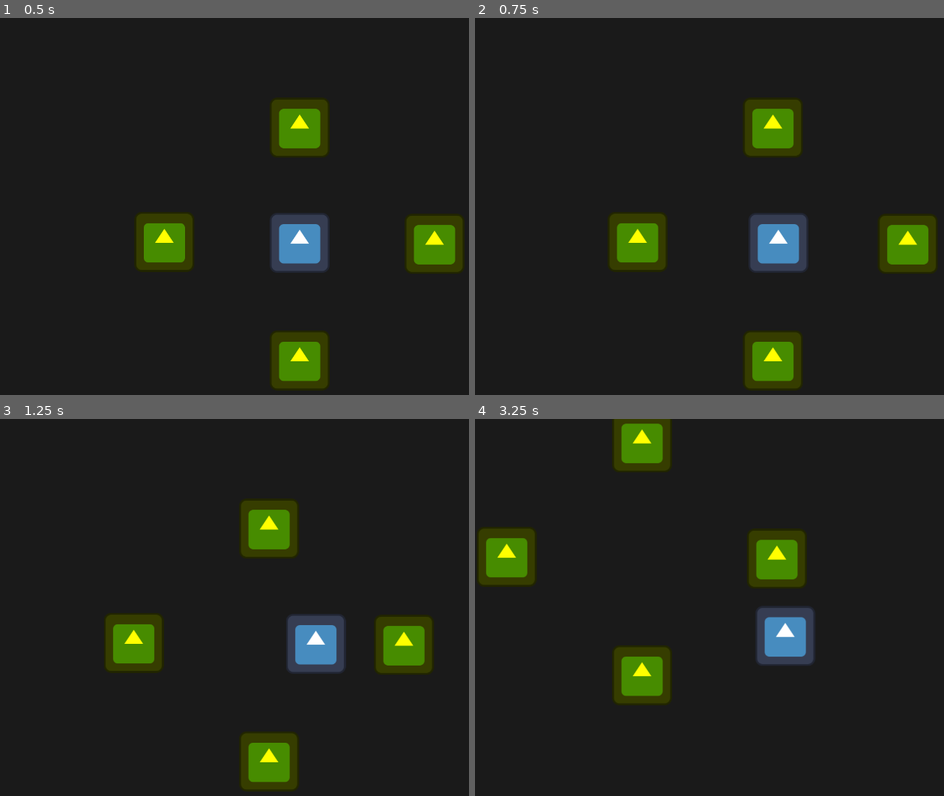
Above: before the commit, frames 1-4 (two rows, left to right).
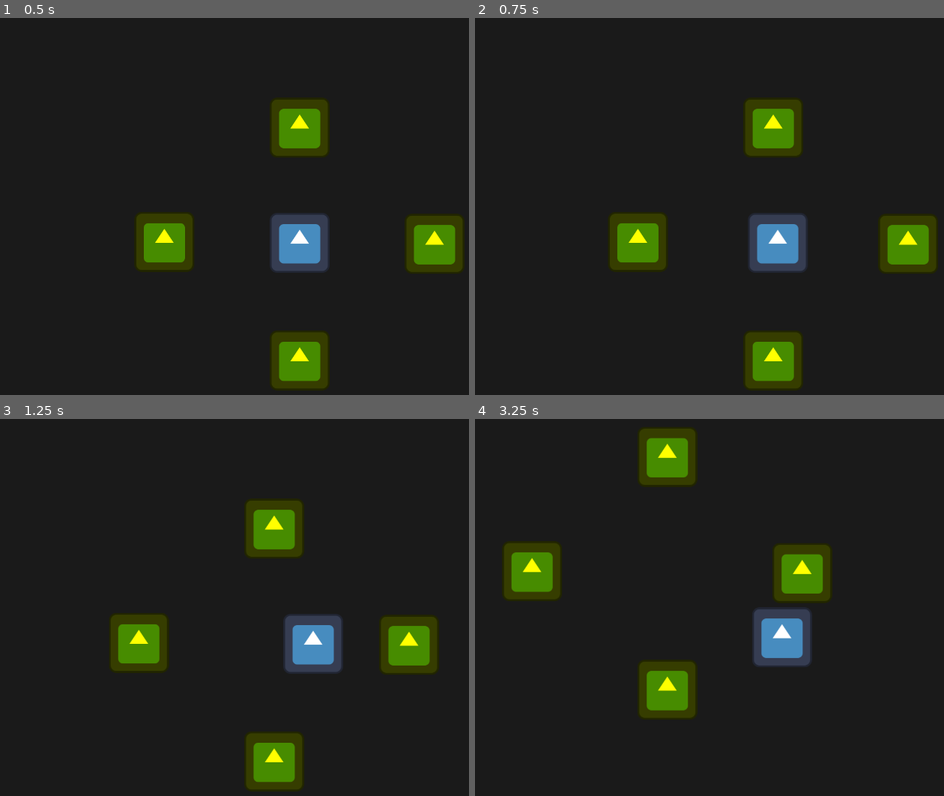
Above: after the commit, the same moments.

Repository: SimoneTomasella2002/DarkMaze
Game: Godot game, scene res://scenes/levels/debug_room.tscn
Two runs of this game, one before a commit and one after it. Both use one fixed random seed, a clock stepped at 60 frames per second and the inputs below. This scene is started directly instead of the project's main scene. The engine's default icon, where the game draws it, is replaced by a stand-in: a white triangle on a blue panel in a dark square.
Inputs:
- Up to frame 1 (0.5 s): no input
- Up to frame 2 (0.75 s): tap Enter at 0.5 s; hold Right (right) from 0.53 s (still down)
- Up to frame 3 (1.25 s): keep holding Right (right)
- Up to frame 4 (3.25 s): release Right (right) at 1.28 s; hold Down (down) 1.28-2.03 s; hold Right (right) 2.03-2.78 s; hold Up (up) from 2.78 s (still down)

Frame 1 is identical in both runs. In frame 2, 0.3% of the frame differs, in the area x 30-97%, y 24-96%; in frame 3, 3.1%; in frame 4, 12%, in the area x 0-77%, y 0-80%.

Commit message:
Small improvement on player.gd, now it behaves correctly with friction

Diff:
--- a/entities/player/player.gd
+++ b/entities/player/player.gd
@@ -1,16 +1,20 @@
 extends CharacterBody2D
 
 # Const and variables
-const SPEED = 300.0
+const SPEED = 250.0
 const ACCEL = 2.0
-const FRICTION = 100.0
+const FRICTION = 0.1
 
 # Default functions
 
 # Beta version of movements, must be improved on
 func _physics_process(delta: float) -> void:
 	var playerInput = get_input()
-	velocity = lerp(velocity, playerInput * SPEED, delta * ACCEL)
+
+	if (playerInput.length() > 0):
+		velocity = velocity.lerp(playerInput * SPEED, delta * ACCEL)
+	else:
+		velocity = velocity.lerp(Vector2.ZERO, FRICTION)
 
 	move_and_slide()
 
--- a/scenes/movies/intro.tscn
+++ b/scenes/movies/intro.tscn
@@ -2,6 +2,21 @@
 
 [ext_resource type="Script" path="res://scenes/movies/intro.gd" id="1_afbqp"]
 [ext_resource type="Theme" uid="uid://bwp1qjsfax8si" path="res://assets/themes/gameBoyTheme.tres" id="1_maqgv"]
+
+[sub_resource type="Animation" id="Animation_psy60"]
+length = 0.001
+tracks/0/type = "value"
+tracks/0/imported = false
+tracks/0/enabled = true
+tracks/0/path = NodePath(".:modulate")
+tracks/0/interp = 1
+tracks/0/loop_wrap = true
+tracks/0/keys = {
+"times": PackedFloat32Array(0),
+"transitions": PackedFloat32Array(1),
+"update": 0,
+"values": [Color(1, 1, 1, 1)]
+}
 
 [sub_resource type="Animation" id="Animation_hbgu4"]
 resource_name = "fade-in_fade-out"
@@ -17,21 +32,6 @@
 "transitions": PackedFloat32Array(1, 1, 1),
 "update": 0,
 "values": [Color(1, 1, 1, 0), Color(1, 1, 1, 1), Color(1, 1, 1, 0)]
-}
-
-[sub_resource type="Animation" id="Animation_psy60"]
-length = 0.001
-tracks/0/type = "value"
-tracks/0/imported = false
-tracks/0/enabled = true
-tracks/0/path = NodePath(".:modulate")
-tracks/0/interp = 1
-tracks/0/loop_wrap = true
-tracks/0/keys = {
-"times": PackedFloat32Array(0),
-"transitions": PackedFloat32Array(1),
-"update": 0,
-"values": [Color(1, 1, 1, 1)]
 }
 
 [sub_resource type="AnimationLibrary" id="AnimationLibrary_xy4bh"]
--- a/scenes/ui/menus/credits/credits.tscn
+++ b/scenes/ui/menus/credits/credits.tscn
@@ -2,6 +2,21 @@
 
 [ext_resource type="Theme" uid="uid://bwp1qjsfax8si" path="res://assets/themes/gameBoyTheme.tres" id="1_5pjpn"]
 [ext_resource type="Script" path="res://scenes/ui/menus/credits/credits.gd" id="1_tb8h1"]
+
+[sub_resource type="Animation" id="Animation_bl1he"]
+length = 0.001
+tracks/0/type = "value"
+tracks/0/imported = false
+tracks/0/enabled = true
+tracks/0/path = NodePath(".:modulate")
+tracks/0/interp = 1
+tracks/0/loop_wrap = true
+tracks/0/keys = {
+"times": PackedFloat32Array(0),
+"transitions": PackedFloat32Array(1),
+"update": 0,
+"values": [Color(1, 1, 1, 1)]
+}
 
 [sub_resource type="Animation" id="Animation_350gu"]
 resource_name = "fade-in_fade-out"
@@ -17,21 +32,6 @@
 "transitions": PackedFloat32Array(1, 1, 1),
 "update": 0,
 "values": [Color(1, 1, 1, 0), Color(1, 1, 1, 1), Color(1, 1, 1, 0)]
-}
-
-[sub_resource type="Animation" id="Animation_bl1he"]
-length = 0.001
-tracks/0/type = "value"
-tracks/0/imported = false
-tracks/0/enabled = true
-tracks/0/path = NodePath(".:modulate")
-tracks/0/interp = 1
-tracks/0/loop_wrap = true
-tracks/0/keys = {
-"times": PackedFloat32Array(0),
-"transitions": PackedFloat32Array(1),
-"update": 0,
-"values": [Color(1, 1, 1, 1)]
 }
 
 [sub_resource type="AnimationLibrary" id="AnimationLibrary_5bn3e"]
